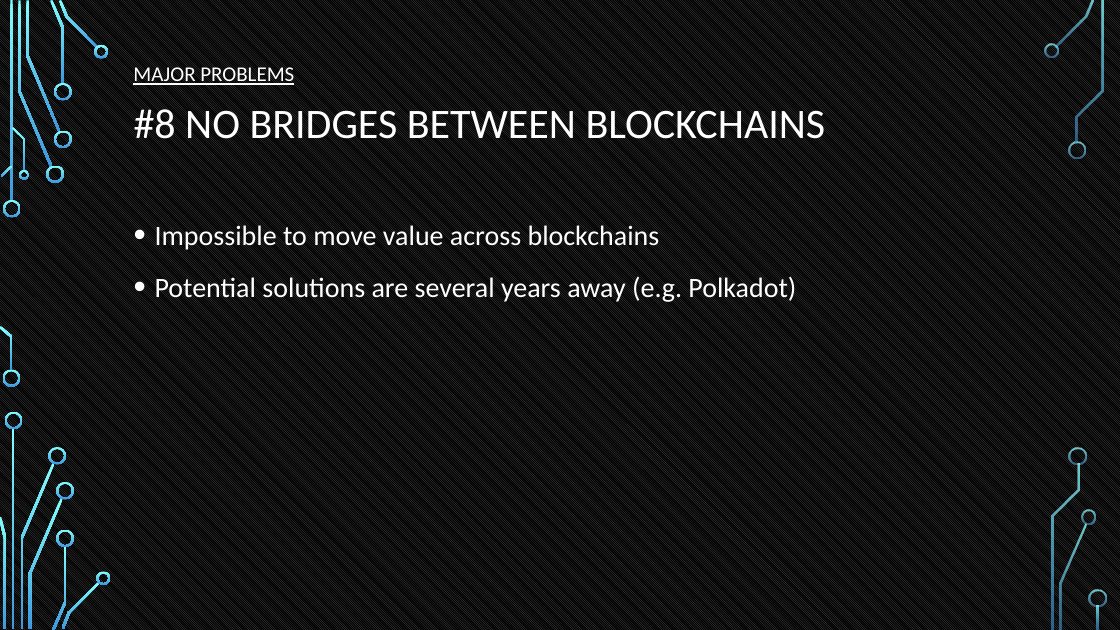
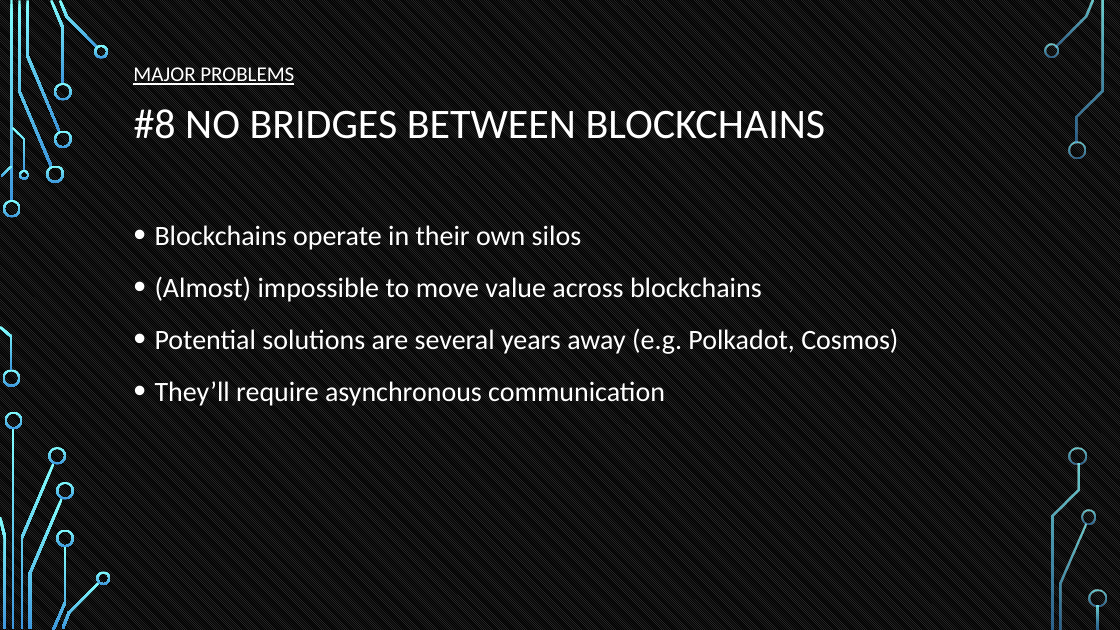
Before and after one commit to tokenika/tokenika.github.io, a slide deck: slide 18 of WarsawBlock.pptx. Drawn at 1120x630 pixels with LibreOffice and Linux fonts; fonts in the diff are those of the drawing; background and template pictures are left out. Boxes give left, top, right and bottom in pixels: in the first picture for what was removed or moved away, otherwise in the second. Text is boxed around its words. In the diff, an @@ line names an element or a change of style, - is before the commit and + after.

```diff
--- a/WarsawBlock.pptx
+++ b/WarsawBlock.pptx
@@ text at [155,225,898,406]: text changed @@
-• Impossible to move value across blockchains
-• Potential solutions are several years away (e.g. Polkadot)
+• Blockchains operate in their own silos
+• (Almost) impossible to move value across blockchains
+• Potential solutions are several years away (e.g. Polkadot, Cosmos)
+• They’ll require asynchronous communication
```
Also in this commit, not shown: 15 other slides changed, 1 slide added, 3 other files.
